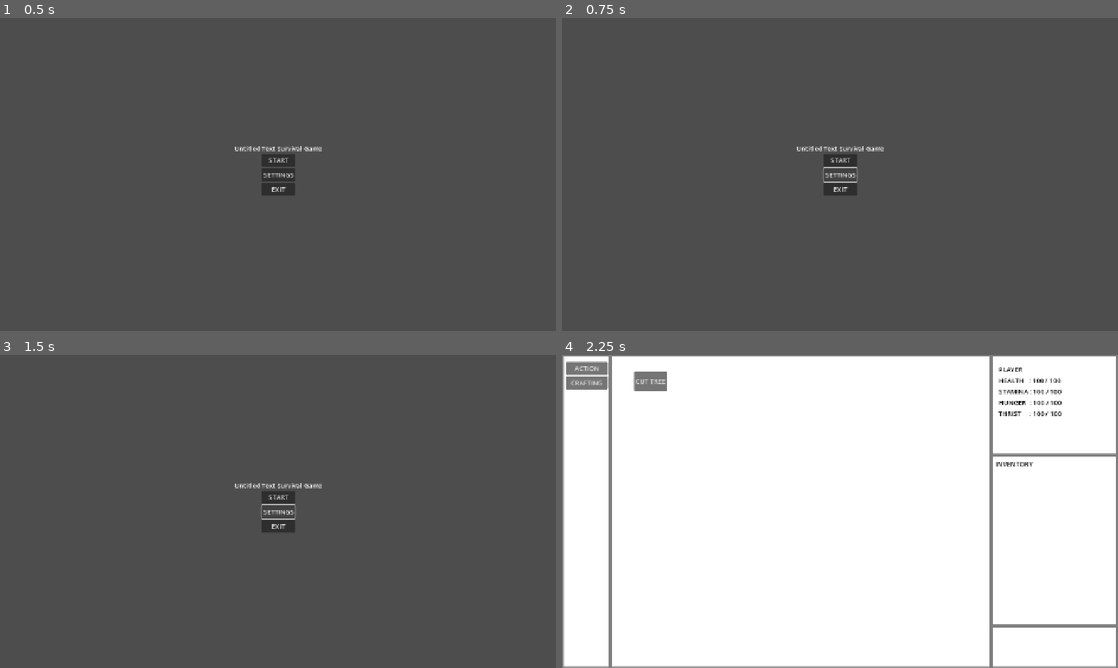
Above: before the commit, frames 1-4 (two rows, left to right).
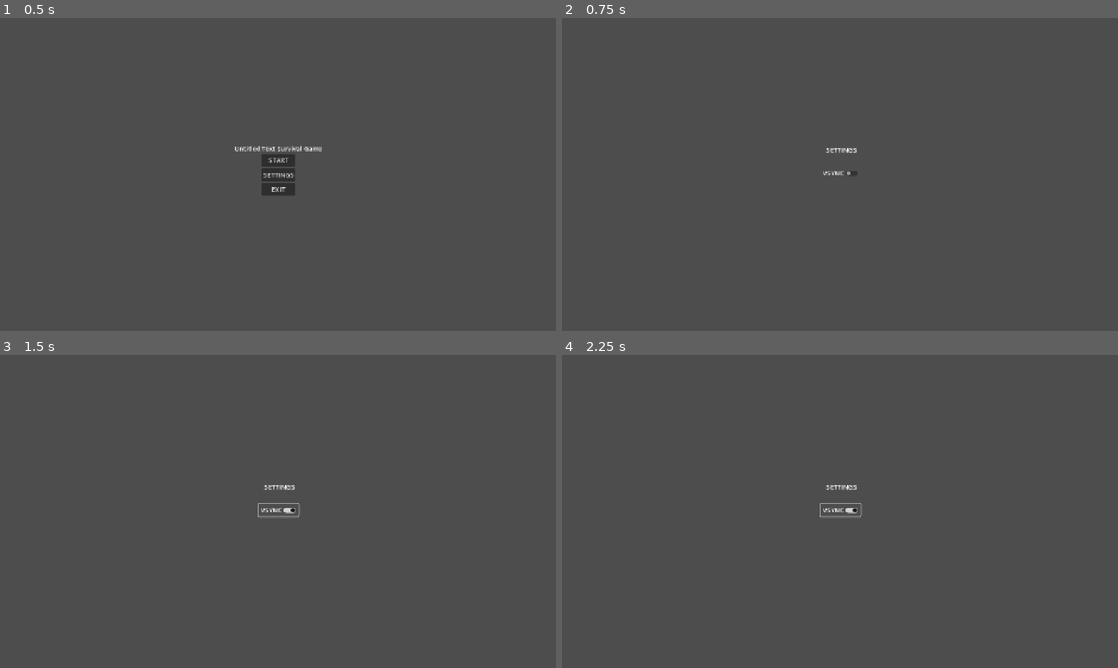
Above: after the commit, the same moments.

Repository: Rellzy27/TextBasedGame
Game: Godot game, scene res://Menu.tscn
Same seed, same stepped clock (60 frames per second), same inputs: the game is played once before the commit and once after it.
Inputs (mouse positions are in pixels of both pictures, inside the frame that each line leads up to):
- Up to frame 1 (0.5 s): no input
- Up to frame 2 (0.75 s): click "SETTINGS" at 0.5 s
- Up to frame 3 (1.5 s): click (278, 508) at 1.25 s, where only the run after the commit has a clickable "VSYNC"
- Up to frame 4 (2.25 s): click (840, 495) at 2 s, where only the run before the commit has a clickable "START"

Frame 1 is identical in both runs. In frame 2, 0.8% of the frame differs, in the area x 42-58%, y 40-57%; in frame 3, 0.9%; in frame 4, 100%, in the area x 0-100%, y 0-100%.

Commit message:
Adding Vsync

Diff:
--- a/Menu.tscn
+++ b/Menu.tscn
@@ -56,4 +56,5 @@
 text = "Untitled Text Survival Game"
 
 [connection signal="pressed" from="VBoxContainer/Start_Buttton" to="." method="_on_start_buttton_pressed"]
+[connection signal="pressed" from="VBoxContainer/Settings_Button" to="." method="_on_settings_button_pressed"]
 [connection signal="pressed" from="VBoxContainer/Exit_Button" to="." method="_on_exit_button_pressed"]
--- a/Scripts/Menu/menu.gd
+++ b/Scripts/Menu/menu.gd
@@ -4,12 +4,8 @@
 func _on_start_buttton_pressed() -> void:
 	get_tree().change_scene_to_file("res://Game.tscn")
 
-
-
+func _on_settings_button_pressed() -> void:
+	get_tree().change_scene_to_file("res://Settings.tscn")
 
 func _on_exit_button_pressed() -> void:
 	get_tree().quit()
-
-
-func _on_settings_button_pressed() -> void:
-	pass # Replace with function body.
--- a/Scripts/Menu/settings.gd
+++ b/Scripts/Menu/settings.gd
@@ -1,5 +1,16 @@
 extends Control
 
 
-func _on_check_button_toggled(toggled_on: bool) -> void:
-	DisplayServer.window_set_vsync_mode(DisplayServer.VSYNC_ENABLED)
+func _on_vsync_toggled(toggled_on: bool) -> void:
+	var current_vsync_mode = ProjectSettings.get_setting("display/window/vsync_mode")
+	print(current_vsync_mode)
+	if toggled_on:
+		ProjectSettings.set_setting("display/window/vsync_mode", "1")
+		print(current_vsync_mode)
+	else:
+		ProjectSettings.set_setting("display/window/vsync_mode", "0")
+		print(current_vsync_mode)
+	ProjectSettings.save()
+
+
+	pass # Replace with function body.
--- a/Settings.tscn
+++ b/Settings.tscn
@@ -25,7 +25,7 @@
 grow_horizontal = 2
 grow_vertical = 2
 
-[node name="CheckButton" type="CheckButton" parent="VBoxContainer"]
+[node name="Vsync" type="CheckButton" parent="VBoxContainer"]
 layout_mode = 2
 text = "VSYNC"
 
@@ -49,4 +49,4 @@
 text = "SETTINGS"
 horizontal_alignment = 1
 
-[connection signal="toggled" from="VBoxContainer/CheckButton" to="." method="_on_check_button_toggled"]
+[connection signal="toggled" from="VBoxContainer/Vsync" to="." method="_on_vsync_toggled"]
